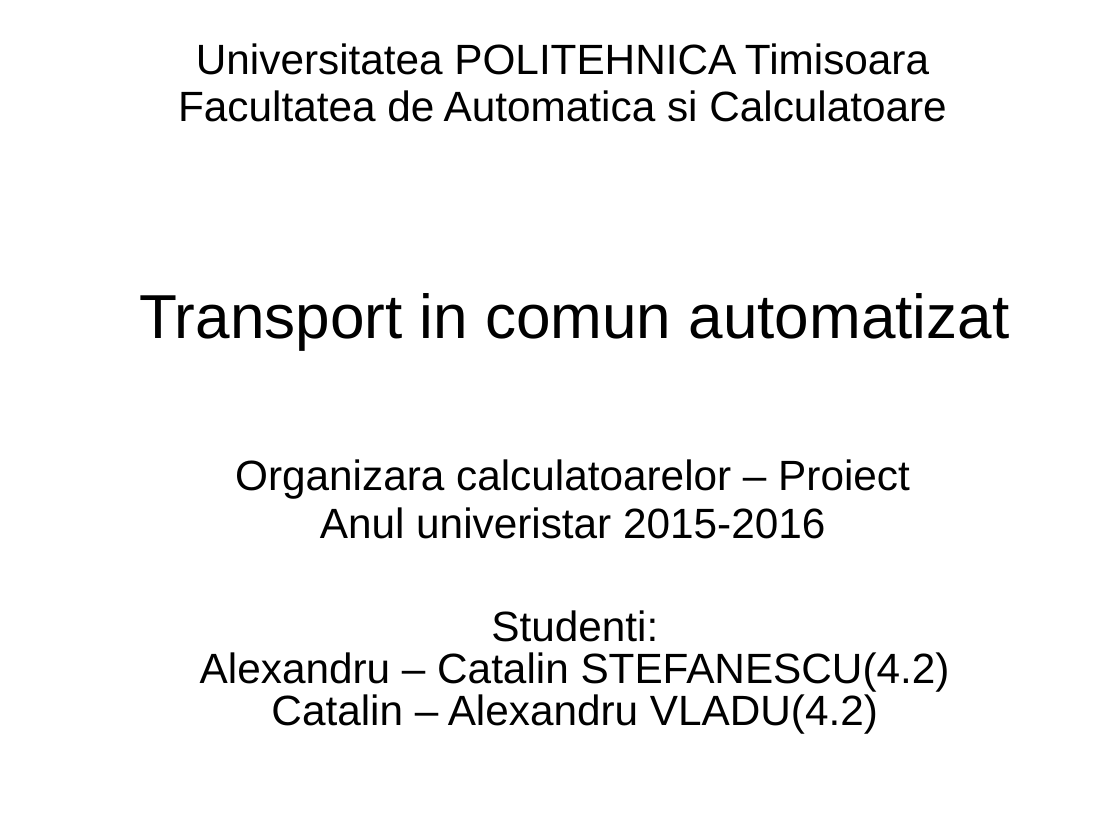
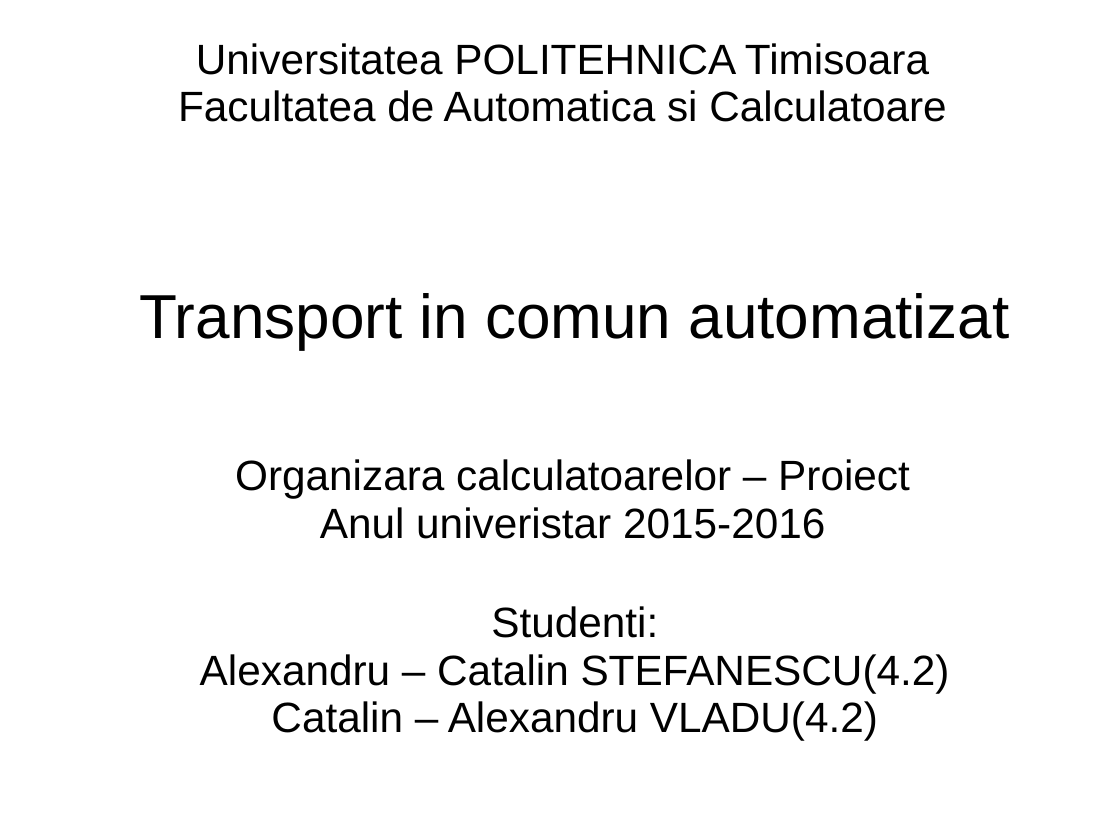
Before and after one commit to astef001/oc2016, a slide deck: slide 1 of TemplateTema-W1-2.ppt. Drawn at 1120x840 pixels with LibreOffice and Linux fonts; fonts in the diff are those of the drawing. Boxes give left, top, right and bottom in pixels: in the first picture for what was removed or moved away, otherwise in the second. Text is boxed around its words. In the diff, an @@ line names an element or a change of style, - is before the commit and + after.

```diff
--- a/TemplateTema-W1-2.ppt
+++ b/TemplateTema-W1-2.ppt
@@ text "Studenti: Alexandru – Catalin STEFANESCU(4.2) ..." at bbox=[200, 606, 950, 740]: line spacing 0.83 to 0.93 @@
```
Also in this commit, not shown: 1 other slide changed, 1 slide removed.
